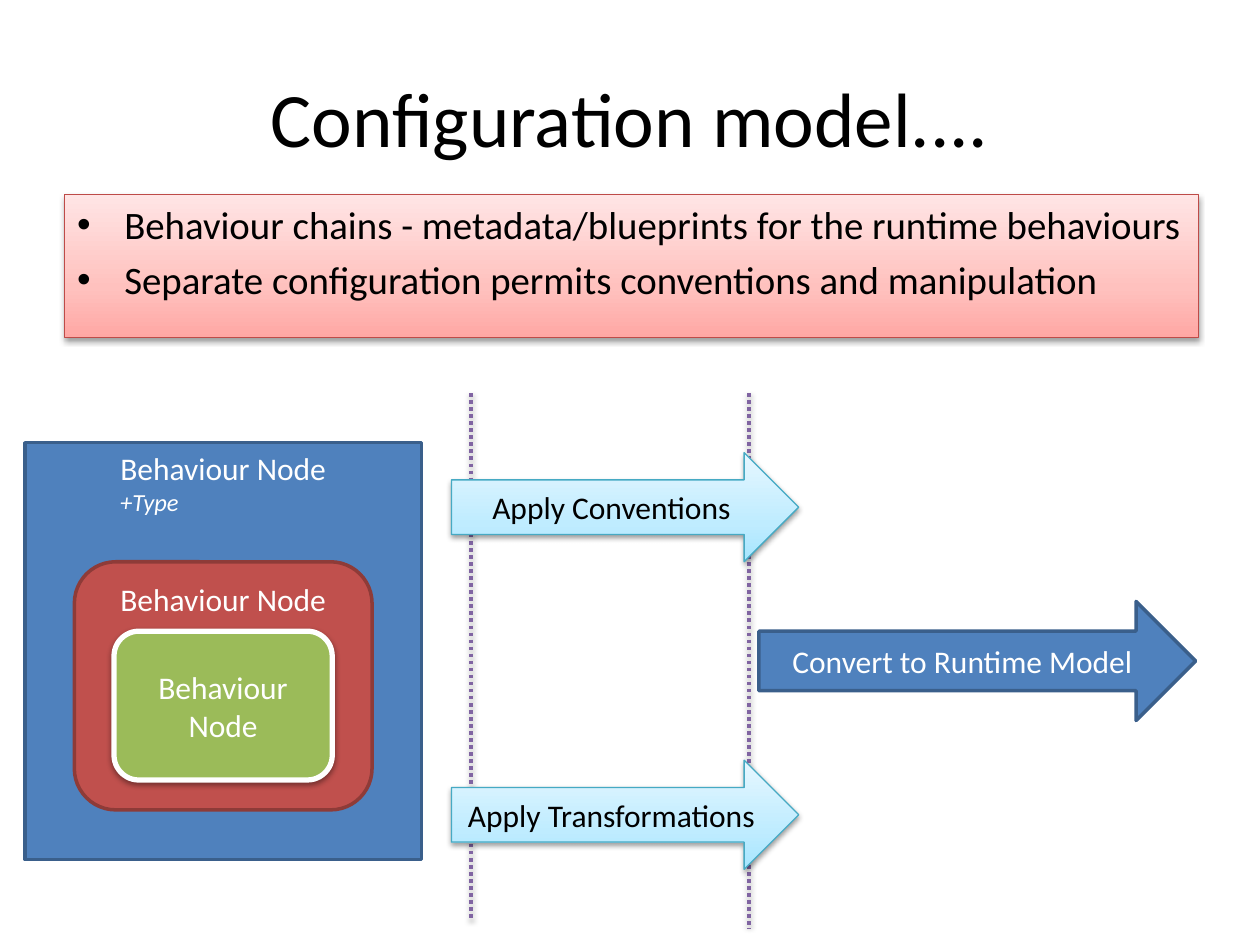
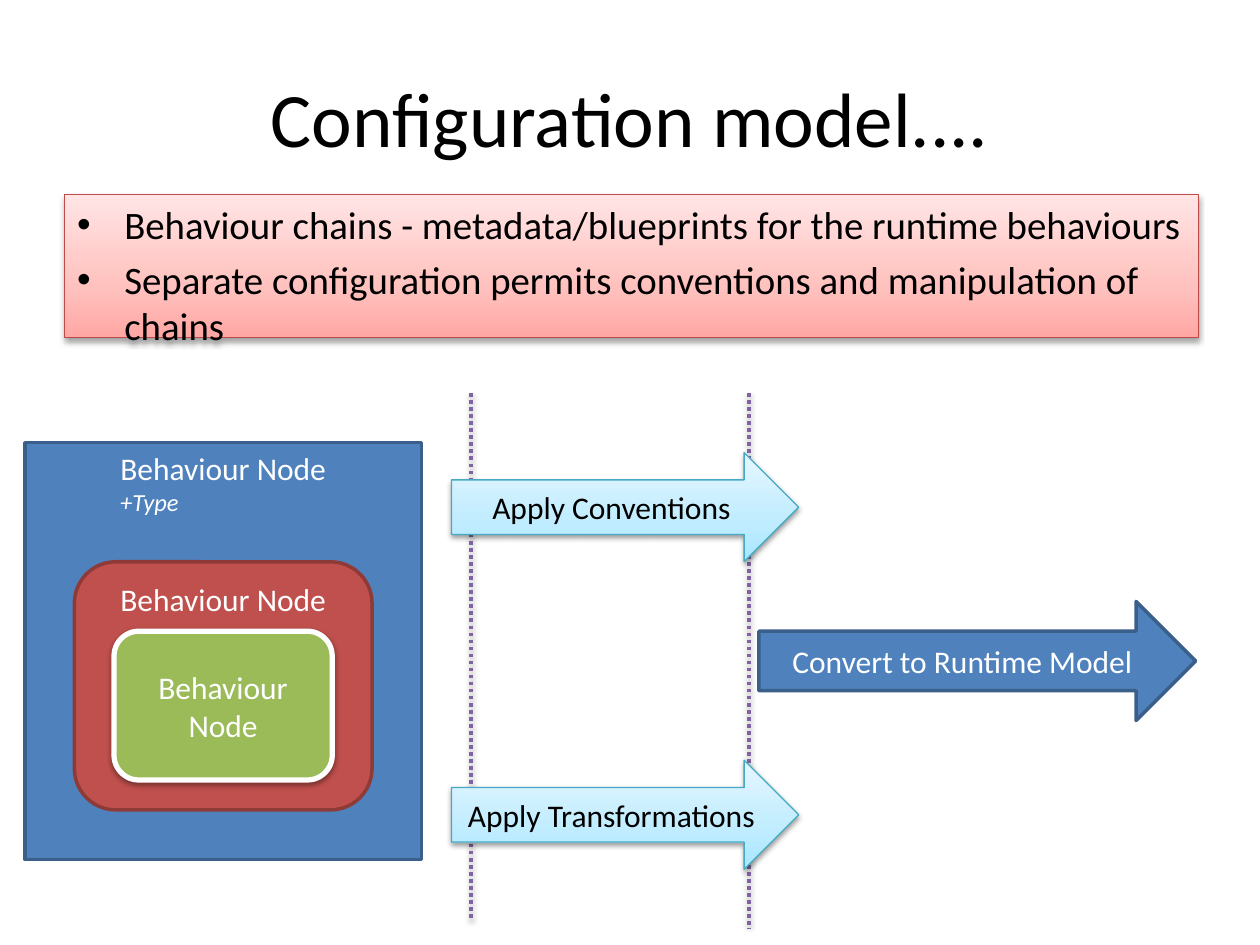
Before and after one commit to NTCoding/BehaviourChainDemo, a slide deck: slide 3 of BehaviourChainDemo/docs/Slides.pptx. Drawn at 1260x945 pixels with LibreOffice and Linux fonts; fonts in the diff are those of the drawing. Boxes give left, top, right and bottom in pixels: in the first picture for what was removed or moved away, otherwise in the second. Text is boxed around its words. In the diff, an @@ line names an element or a change of style, - is before the commit and + after.

```diff
--- a/BehaviourChainDemo/docs/Slides.pptx
+++ b/BehaviourChainDemo/docs/Slides.pptx
@@ text at (124, 267, 1138, 350): text changed @@
-• Separate configuration permits conventions and manipulation
+• Separate configuration permits conventions and manipulation of chains
```
Also in this commit, not shown: 2 other slides changed, 1 slide added.
